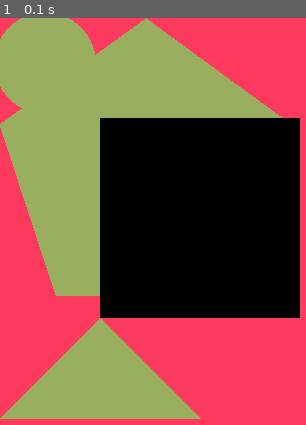
Above: before the commit, frame 1.
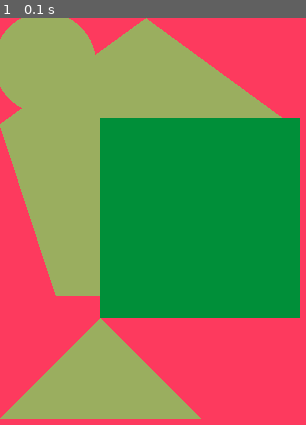
Above: after the commit, the same moment.

Repository: RiveroDev/Practica_Pygame
Game: pygame game, started from surface.py
Two runs of this game, one before a commit and one after it. Both use one fixed random seed, a clock stepped at 60 frames per second and the inputs below.
Inputs:
- Up to frame 1 (0.1 s): no input

The runs differ from the first frame. In frame 1, 32% of the frame differs, in the area x 32-99%, y 24-74%.

Commit message:
agregamos color verde a la nueva superficie

Diff:
--- a/surface.py
+++ b/surface.py
@@ -19,6 +19,7 @@
 # o por medio de tuplas
 my_color = (253,58,94)   # esta tupla genera un rgb tambien
 color2 = (154,174,95)
+color3 = (0 , 143, 57)
 #---------------------------------------------------------------
 
 #--------------------------------------------------------------
@@ -37,7 +38,7 @@
 #--------------------------------------------------------------------------
 
 surface2 = pygame.Surface((200,200))   # esta es una nueva superficie
-
+surface2.fill(color3)  # le agregamos un color
 
 #-----------------------------------------------------------------------
 # este ciclo white es el bucle que esta a la escucha de todos los eventos en pantalla
